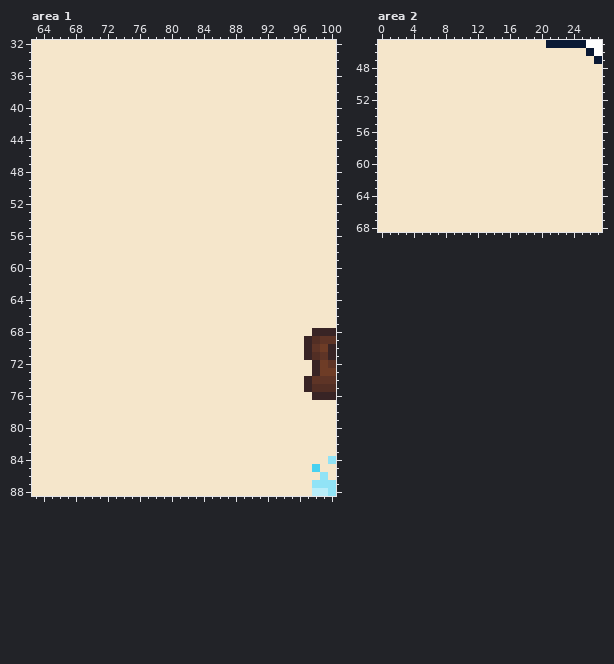
Pixel-art file -- src/concept/sprite/inveffects.aseprite. The picture above was drawn from the file before the commit.
128x128 pixels, 1 frame. Shown: area 1: x 63..100, y 32..88; area 2: x 0..27, y 45..68.
Now the later version:
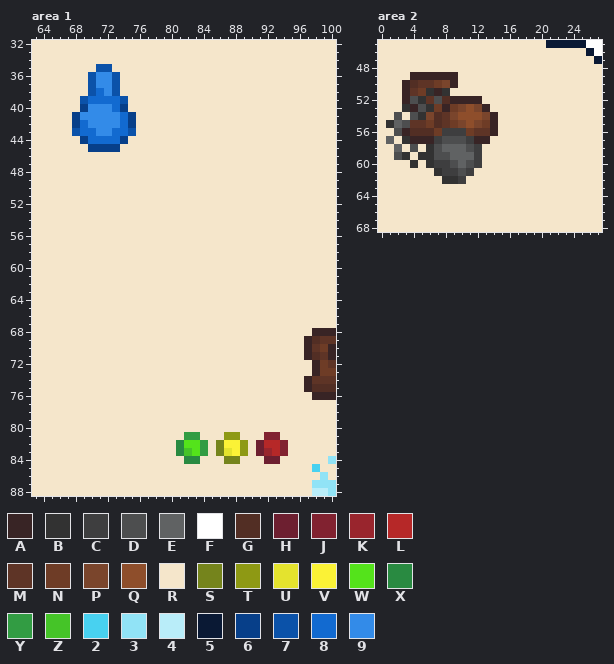
Palette (. is transparent): A #382425  B #323232  C #3e3e3f  D #4d4e4f  E #606263  F #ffffff  G #522e24  H #6d1f30  J #812230  K #99252d  L #b62828  M #5e3426  N #6e3c26  P #7a452c  Q #8e4e2b  R #f5e6cb  S #75841c  T #8e9914  U #e4e32e  V #fbf236  W #54e31b  X #298a41  Y #329c43  Z #45c428  2 #48d1f0  3 #91e3f6  4 #b9edf9  5 #0a1934  6 #073f89  7 #0b52a9  8 #126ad0  9 #338be8
What changed:
Area 1, layer "Layer 1":
y 35: x 71..72 RR -> 77
y 36..37: x 70..73 RRRR -> 7997
y 38: x 70..73 RRRR -> 7897
y 39: x 69..74 RRRRRR -> 788887
y 40: x 69..74 RRRRRR -> 699986
y 41: x 68..75 RRRRRRRR -> 69999986
y 42: x 68..75 RRRRRRRR -> 68999986
y 43: x 68..75 RRRRRRRR -> 78899887
y 44: x 69..74 RRRRRR -> 688886
y 45: x 70..73 RRRR -> 6666
y 81: x 82..83 RR -> YY; x 87..88 RR -> TT; x 92..93 RR -> JJ
y 82: x 81..84 RRRR -> XWWY; x 86..89 RRRR -> SVVT; x 91..94 RRRR -> HLLJ
y 83: x 81..84 RRRR -> XZWY; x 86..89 RRRR -> SUVT; x 91..94 RRRR -> HKLJ
y 84: x 82..83 RR -> XX; x 87..88 RR -> SS; x 92..93 RR -> HH
Area 2, layer "Layer 1":
y 49: x 4..9 RRRRRR -> AAAAAA
y 50: x 3..9 RRRRRRR -> AGMMNPA
y 51: x 3..8 RRRRRR -> AMNBAB
y 52: x 3..12 RRRRRRRRRR -> ADBMDGAAAA
y 53: x 3..13 RRRRRRRRRRR -> BADBNANPQPA
y 54: x 2 R -> D; x 4..14 RRRRRRRRRRR -> DBPGMPQQQPA
y 55: x 1..14 RRRRRRRRRRRRRR -> BEDMMNGMNPQPNA
y 56: x 2..14 RRRRRRRRRRRRR -> DAGGGNCCCNMMA
y 57: x 1 R -> E; x 3..13 RRRRRRRRRRR -> BAAACDDDCAA
y 58: x 2 R -> E; x 4 R -> D; x 6..12 RRRRRRR -> BDEEEDC
y 59: x 2..3 RR -> DB; x 5..12 RRRRRRRR -> BBDDEEEC
y 60: x 4 R -> B; x 6..12 RRRRRRR -> BCCDEDC
y 61: x 7..11 RRRRR -> BCCDC
y 62: x 8..10 RRR -> BBC
Pixel boxes of the changes (left, top, right, bottom) in both pictures:
changed: (72, 64, 136, 152)
changed: (176, 432, 288, 464)
changed: (386, 72, 498, 184)
